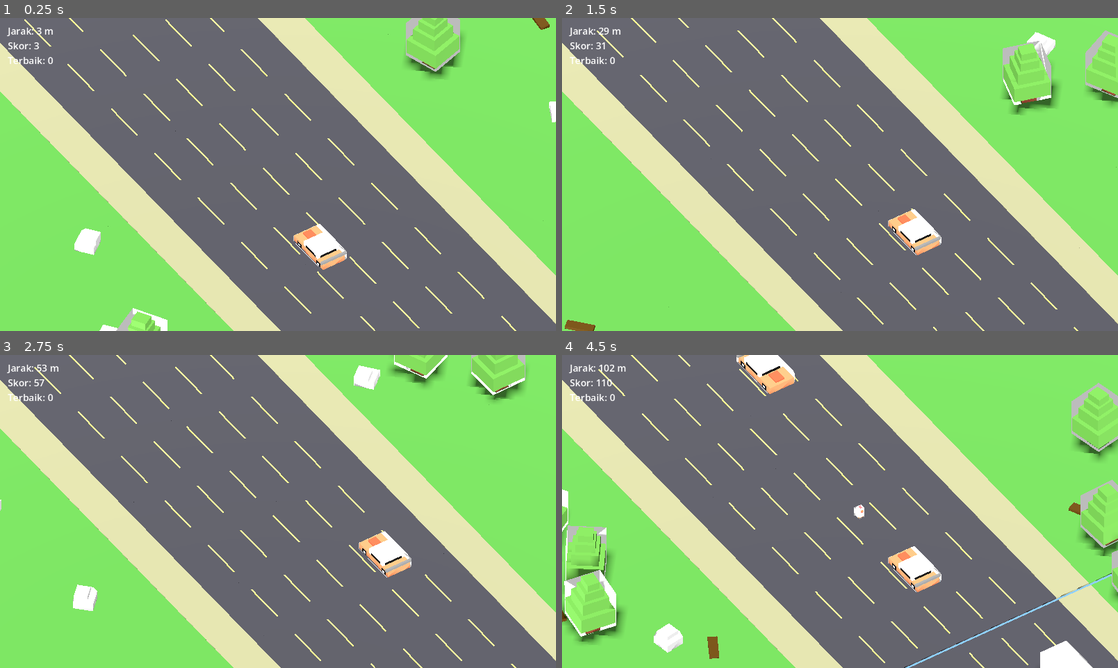
Above: before the commit, frames 1-4 (two rows, left to right).
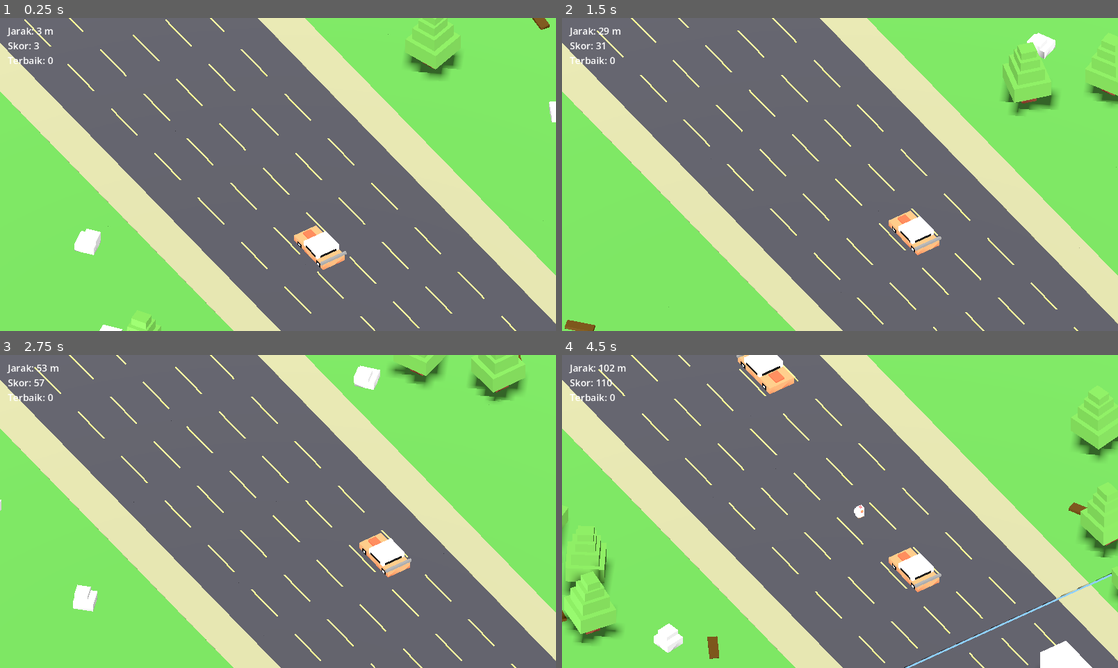
Above: after the commit, the same moments.

Repository: gmiiii/GAME-JAMM-TPLM
Game: Godot game, scene res://scenes/main.tscn
The game is run twice, just before and just after one commit, with the same random seed, the same clock (stepped at 60 frames per second) and the same inputs.
Inputs:
- Up to frame 1 (0.25 s): no input
- Up to frame 2 (1.5 s): tap Enter at 0.5, 1.35 s; hold D (lane_right) 0.53-1.28 s; hold W (gas) 0.53-1.28 s; tap Space at 0.77 s; hold S (brake) from 1.28 s (still down)
- Up to frame 3 (2.75 s): tap Space at 1.52 s; release S (brake) at 2.03 s; hold D (lane_right) from 2.03 s (still down); hold W (gas) from 2.03 s (still down)
- Up to frame 4 (4.5 s): release D (lane_right) at 2.78 s; release W (gas) at 2.78 s; hold Up 2.78-3.53 s; tap Enter at 2.85, 4.35 s; tap Space at 3.02, 3.77 s; hold W (gas) 3.53-4.28 s; hold A (lane_left) from 3.53 s (still down)

The runs differ from the first frame. In frame 1, 0.7% of the frame differs, in the area x 13-100%, y 0-100%; in frame 2, 0.7%; in frame 3, 0.4%; in frame 4, 1.9%, in the area x 0-100%, y 0-100%.

Commit message:
Hide FBX collision-proxy (UCX) meshes so they no longer render as gray boxes

Diff:
--- a/scripts/build3d.gd
+++ b/scripts/build3d.gd
@@ -19,6 +19,7 @@
 # alas di y=0 & terpusat pada x/z. yaw_deg memutar model (untuk koreksi arah hadap).
 static func model(scene: PackedScene, target_footprint: float, yaw_deg: float = 0.0) -> Node3D:
 	var inst: Node3D = scene.instantiate()
+	_hide_collision_meshes(inst)
 	var aabb := _local_aabb(inst)
 	var fp: float = maxf(aabb.size.x, aabb.size.z)
 	var s: float = target_footprint / fp if fp > 0.0001 else 1.0
@@ -31,10 +32,20 @@
 	return holder
 
 
+# Sembunyikan mesh collision proxy bawaan FBX (prefix "UCX_") agar tidak terender.
+static func _hide_collision_meshes(root: Node3D) -> void:
+	for mi in root.find_children("*", "MeshInstance3D", true, false):
+		var n := String(mi.name).to_upper()
+		if n.begins_with("UCX") or n.contains("COLLISION"):
+			mi.visible = false
+
+
 static func _local_aabb(root: Node3D) -> AABB:
 	var result := AABB()
 	var first := true
 	for vi in root.find_children("*", "VisualInstance3D", true, false):
+		if vi is GeometryInstance3D and not (vi as GeometryInstance3D).visible:
+			continue
 		var a: AABB = vi.get_aabb()
 		var rel := _rel_xform(root, vi)
 		for i in range(8):
